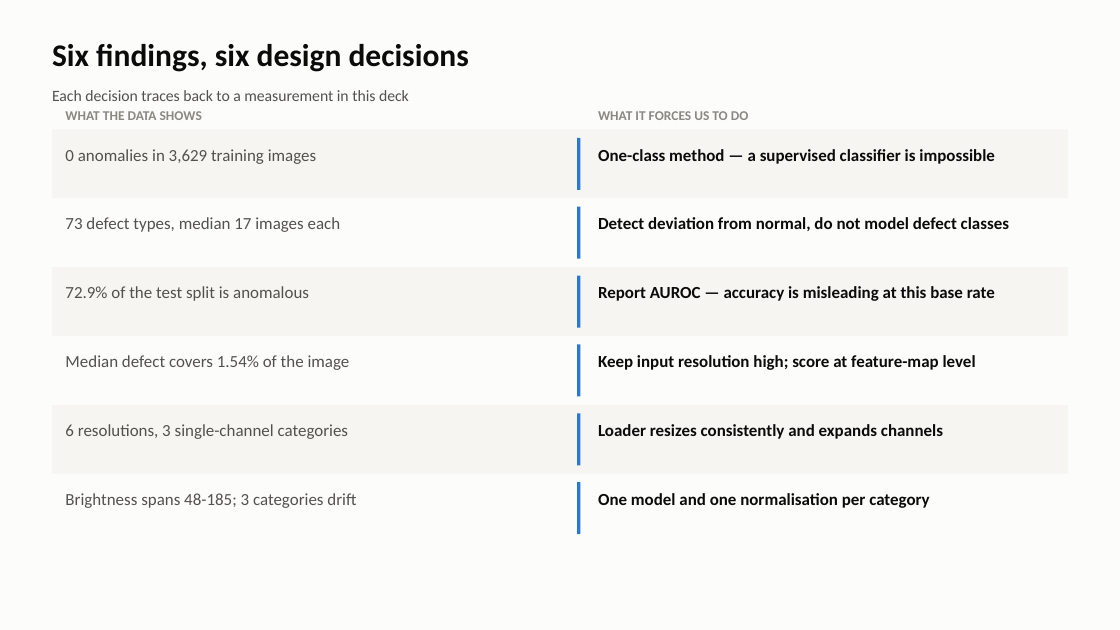
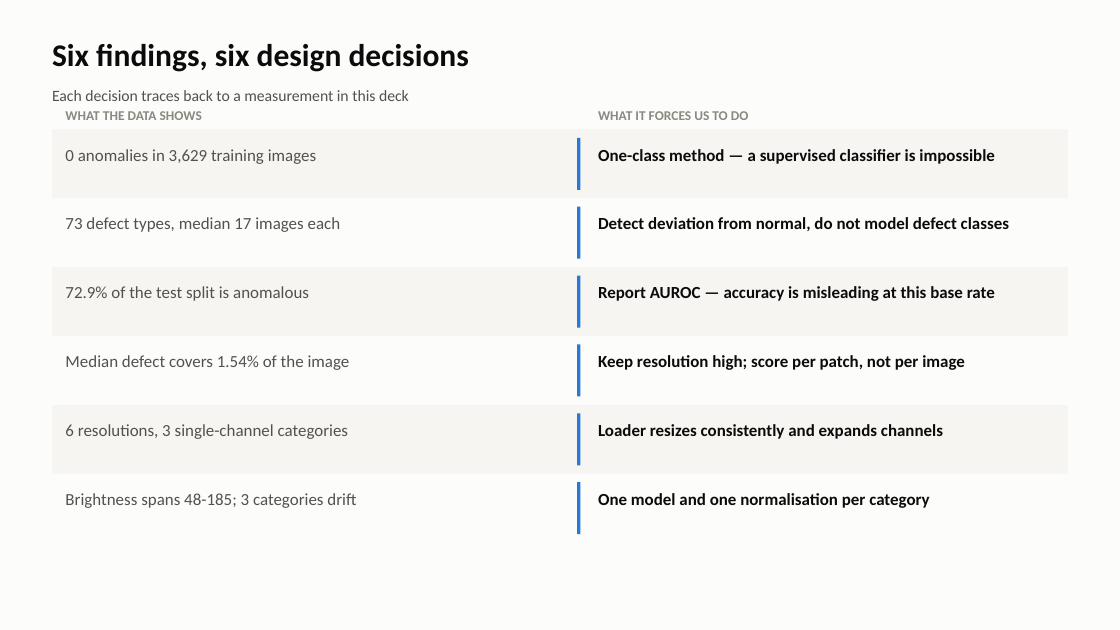
Before and after one commit to abdelrahman7124/mvtec-anomaly-detection, a slide deck: slide 15 of reports/presentation/week1_eda.pptx. Drawn at 1120x630 pixels with LibreOffice and Linux fonts; fonts in the diff are those of the drawing. Boxes give left, top, right and bottom in pixels: in the first picture for what was removed or moved away, otherwise in the second. Text is boxed around its words. In the diff, an @@ line names an element or a change of style, - is before the commit and + after.

Commit message:
Add autoencoder and PaDiM baselines; simplify EDA figures
- src/mvtec_eda/data.py: per-category loaders honouring the EDA findings
  (single resize, channel expansion, no centre crop)
- src/mvtec_eda/models.py: conv autoencoder and PaDiM on frozen ResNet-18
- src/mvtec_eda/evaluate.py: image- and pixel-level AUROC
- scripts/05_run_baselines.py, scripts/06_model_figures.py
- Rewrite every EDA figure as a single panel with larger type

```diff
--- a/reports/presentation/week1_eda.pptx
+++ b/reports/presentation/week1_eda.pptx
@@ text at (x1=598, y1=355, x2=965, y2=370): text changed @@
-Keep input resolution high; score at feature-map level
+Keep resolution high; score per patch, not per image
```
Also in this commit, not shown: 13 other slides changed, 1 slide removed, 25 other files.
